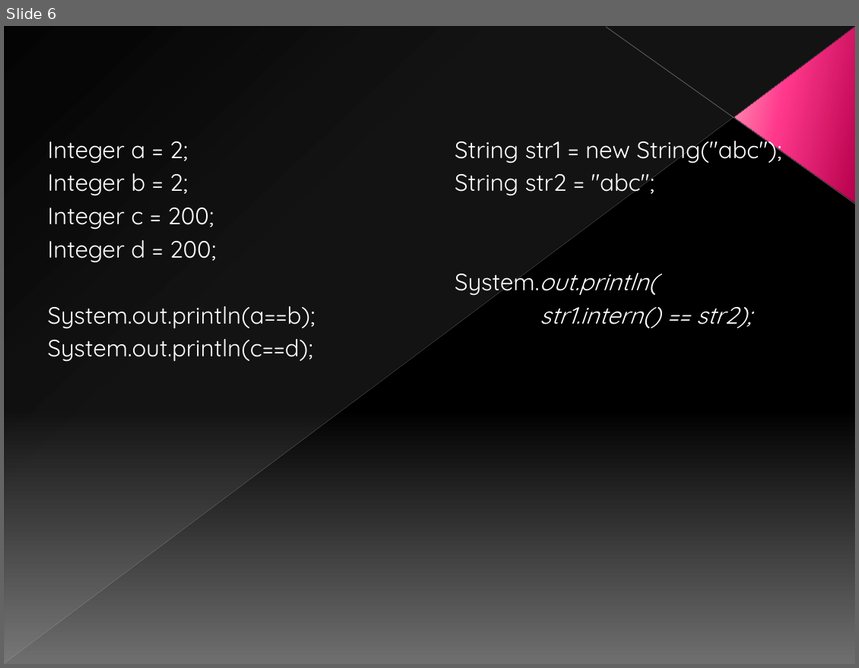
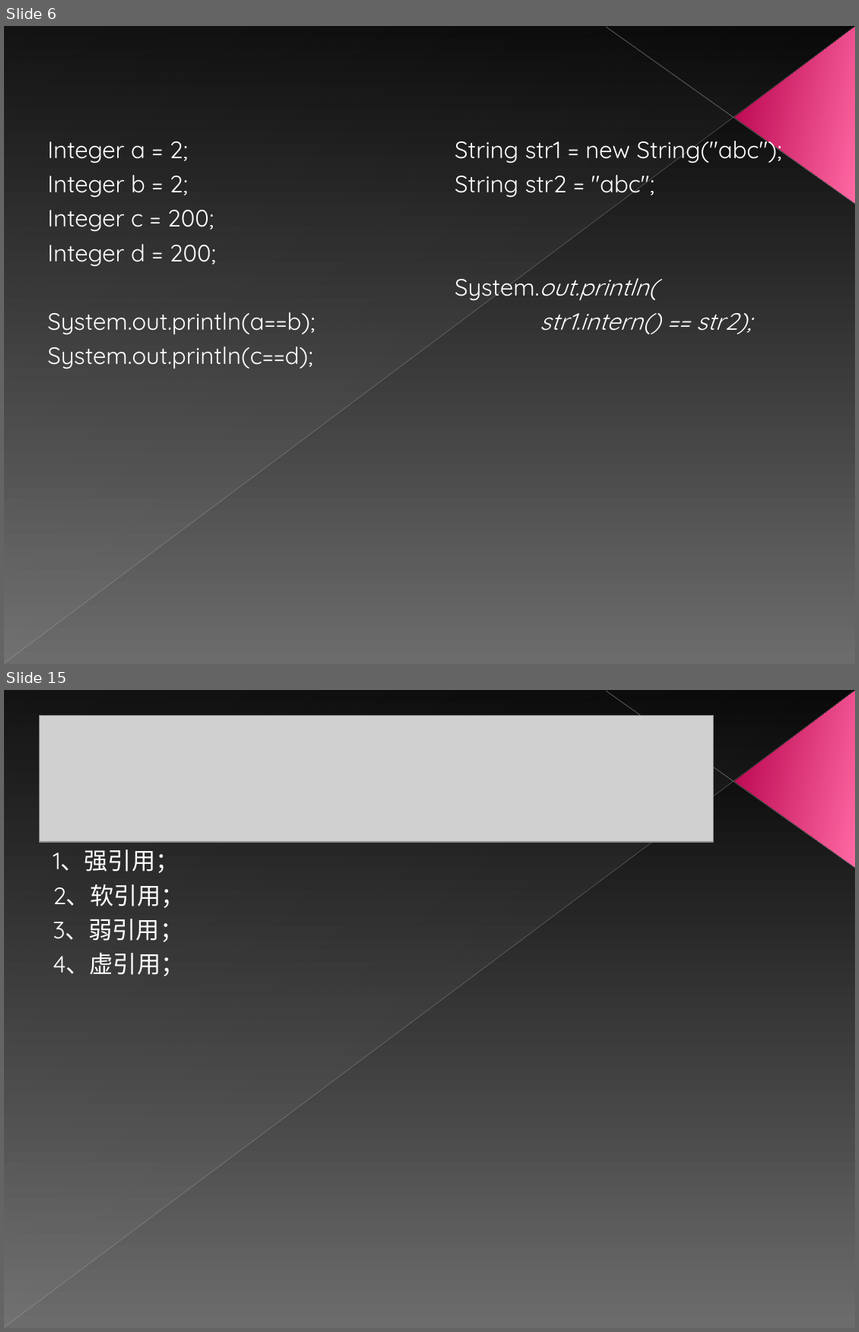
Before and after one commit to Horizonxy/mango, a slide deck: Android内存分析.ppt. Shown one above the other, each under a label of ours: slide 6 before the commit, slides 6 and 15 after it; the slides between them are not shown. The pictures are 859x668 and 859x1332 pixels, drawn with LibreOffice and Linux fonts; fonts in the diff are those of the drawing; grey boxes stand for pictures. Boxes give left, top, right and bottom in pixels: in the first picture for what was removed or moved away, otherwise in the second. Text is boxed around its words. In the diff, an @@ line names an element or a change of style, - is before the commit and + after.

```diff
--- a/Android内存分析.ppt
+++ b/Android内存分析.ppt
@@ slide 15 added at bbox=[4, 690, 855, 1328], background gradient #000000 to #6C6C6C; not listed: 4 template elements that a slide beside it also shows @@
@@ picture added at bbox=[40, 716, 714, 842] @@
@@ text added at bbox=[53, 850, 184, 977], 20 pt, text #FFFFFF @@
+1、强引用；
+2、软引用；
+3、弱引用；
+4、虚引用；
@@ slide 6 changed as well @@
@@ background gradient #000000 to #707070 to gradient #000000 to #6C6C6C @@
@@ line (4, 664) - (854, 27): stroke #BFBFBF 0.39 pt to #BFBFBF 0.4 pt @@
@@ line (855, 204) - (606, 27): stroke #C6C6C6 0.47 pt to #C6C6C6 0.48 pt @@
@@ triangle at bbox=[735, 27, 855, 203]: fill gradient #B8014E to #FF388C to #FF9CB9 to gradient #B6004A to #FF69A4 @@
@@ text "Integer a = 2;" at bbox=[47, 142, 315, 370]: more space between paragraphs @@
@@ text "String str1 = new String("abc");" at bbox=[455, 134, 782, 335]: more space between paragraphs @@
```
Also in this commit, not shown: 6 other slides changed, 10 other slides added, 1 slide removed, 24 other files.
